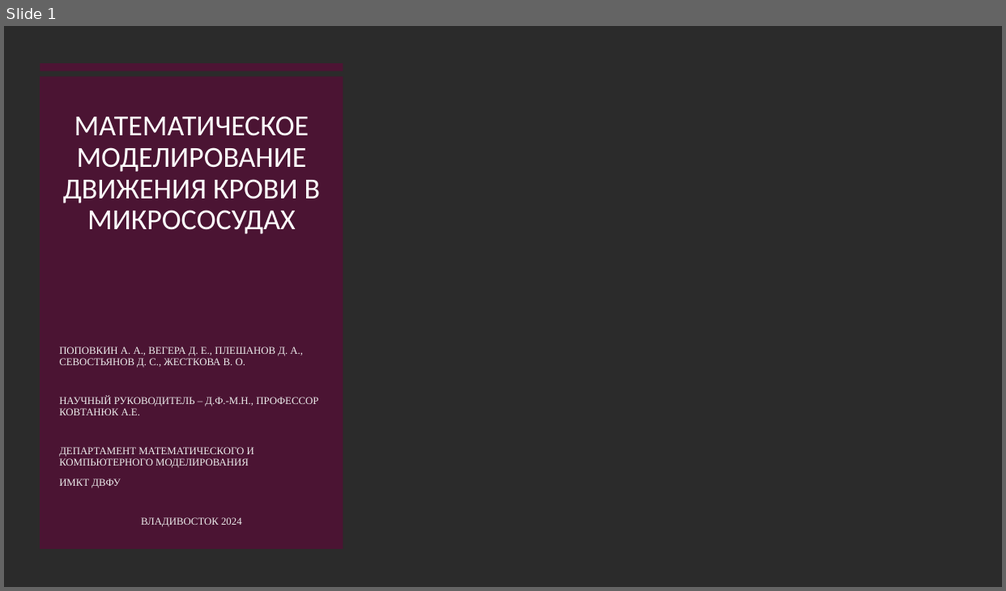
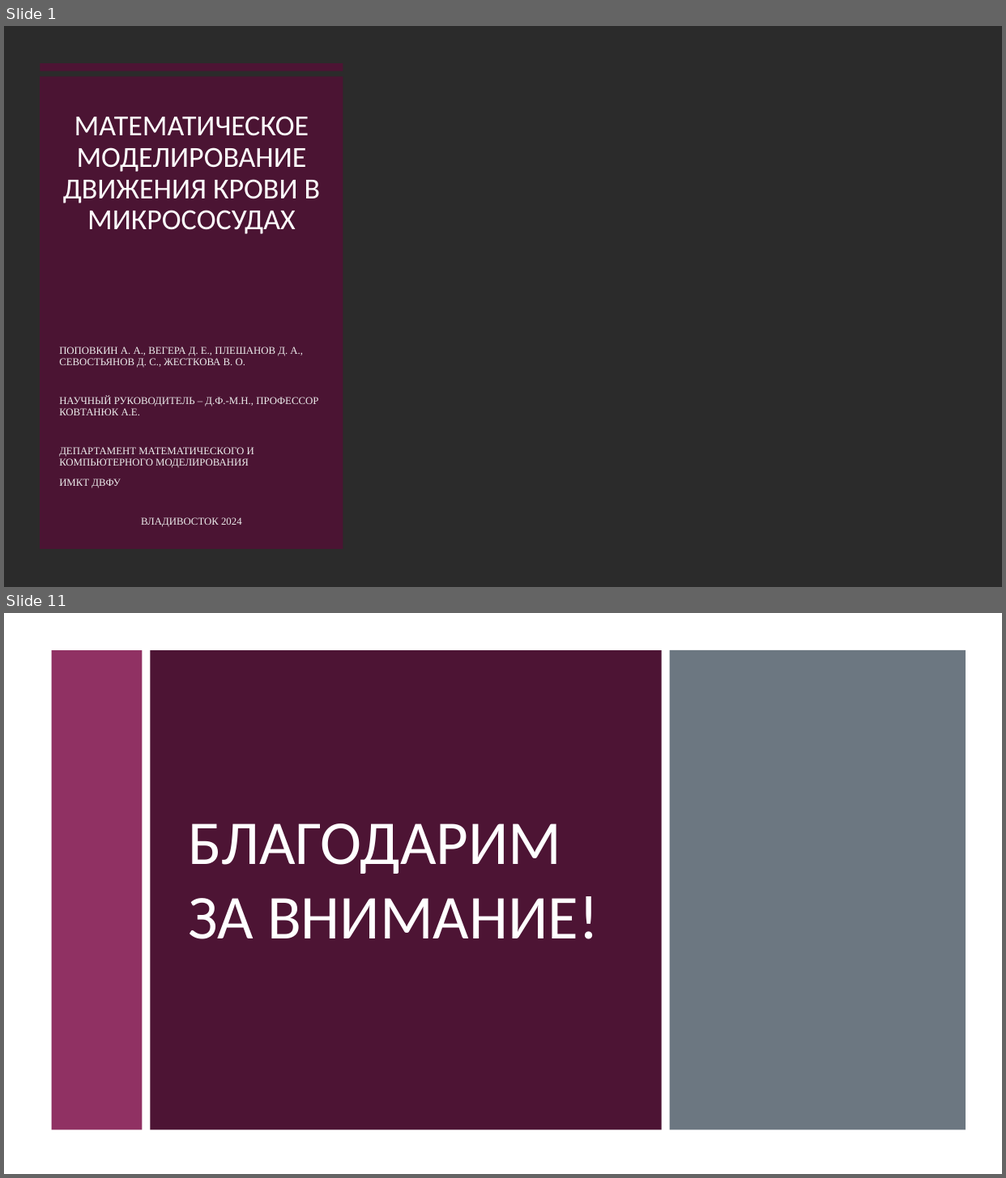
Before and after one commit to Jrol123/Blood_Science, a slide deck: f_docs/Презентация.pptx. Shown one above the other, each under a label of ours: slide 1 before the commit, slides 1 and 11 after it; the slides between them are not shown. The pictures are 1006x591 and 1006x1178 pixels, drawn with LibreOffice and Linux fonts; fonts in the diff are those of the drawing; background and template pictures are left out; a plain dark background stands for a picture behind light text. Boxes give left, top, right and bottom in pixels: in the first picture for what was removed or moved away, otherwise in the second. Text is boxed around its words. In the diff, an @@ line names an element or a change of style, - is before the commit and + after.

```diff
--- a/f_docs/Презентация.pptx
+++ b/f_docs/Презентация.pptx
@@ slide 11 added at (4, 613, 1002, 1174), background #FFFFFF @@
@@ rectangle added at (4, 613, 1002, 1174), fill #FFFFFF @@
@@ rectangle added at (52, 650, 143, 1131), fill #903163 @@
@@ rectangle added at (150, 650, 661, 1131), fill #4D1434 @@
@@ rectangle added at (670, 650, 965, 1131), fill #6C7781 @@
@@ title added at (188, 824, 599, 939), 60 pt, text #FFFFFF @@
+БЛАГОДАРИМ ЗА ВНИМАНИЕ!
```
Also in this commit, not shown: 1 slide changed, 8 other slides added, 1 slide removed, 2 other files.
